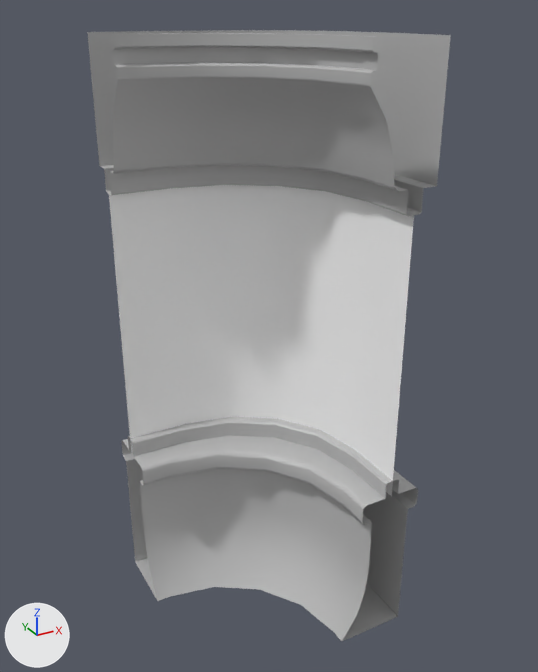
The FBX model Assets/Meshes/SM_window_corner.fbx as it was, and as the next commit left it.
Both versions are drawn from a 50 mm lens placed at (-1.37, -4.24, 4.11), pointed at (0.85, -0.2, 2.09). The axes (+X, +Y, +Z) are drawn at lower left. The lights are the same throughout. Where no turn or scale is listed for an object, it has been applied to the vertices.

The scene before the commit, as lines of its bpy script (objects in view):
```python
me_mesh = bpy.data.meshes.new('Mesh')
me_mesh.from_pydata(...)  # 406 vertices, 336 faces; spans x 0.0..1.58, y -1.0..0.58, z 0.0..3.98
# faces by material slot: [6, 330]
me_mesh.materials.append(mat_default_material)  # white #ffffff
me_mesh.materials.append(mat_lambert1)  # grey #bcbcbc
ob_polysurface26 = bpy.data.objects.new('polySurface26', me_mesh)
ob_polysurface26.location = (0.0, 0.0, 0.0)
```
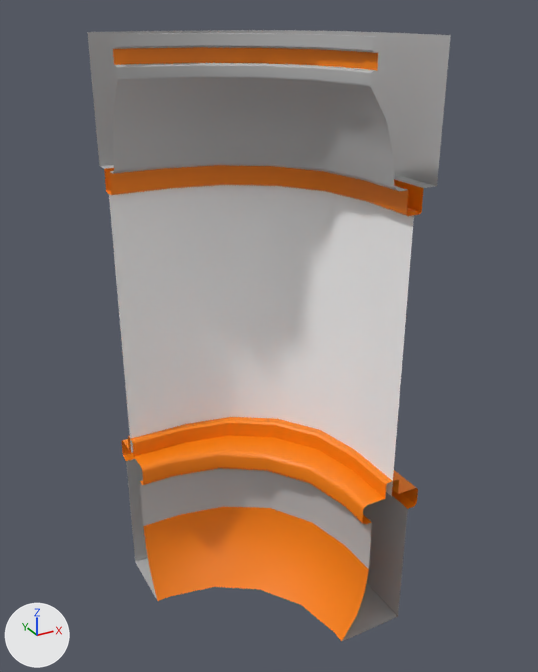
The newer file is also rescaled (x0.01) as a whole; pictures and numbers use the older file's frame.

What differs and where, as boxes (x1, y1, x2, y2) in the pictures (538 x 672 px):
part 1 of me_mesh, recoloured (grey to orange)
    both: (122, 417, 418, 524)
part 2 of me_mesh, recoloured
    both: (104, 165, 424, 216)
part 3 of me_mesh, recoloured (grey to orange)
    both: (143, 506, 369, 641)
part 4 of me_mesh, recoloured
    both: (113, 47, 378, 70)

The change, as a diff of the scene's bpy script:
```diff
--- a/Assets/Meshes/SM_window_corner.fbx.py
+++ b/Assets/Meshes/SM_window_corner.fbx.py
@@ mat_lambert3 @@
+mat_lambert3 = principled_material('lambert3')
+mat_lambert3.base_color = (1.0, 0.234, 0.0)  # orange #ff8500
@@ me_mesh @@
 me_mesh.from_pydata(...)  # 406 vertices, 336 faces; spans x 0.0..1.58, y -1.0..0.58, z 0.0..3.98
 # used by ob_polysurface26; location = (0.0, 0.0, 0.0)
+# me_mesh part 1: all 126 faces centred in x 0.11..1.58, y -0.89..0.58, z 0.96..1.24 switch from mat_lambert1 (grey #bcbcbc) to mat_lambert3 (orange #ff8500)
+# me_mesh part 2: all 30 faces centred in x 0.2..1.4, y -0.8..0.4, z 3.04..3.12 switch from mat_lambert1 (grey #bcbcbc) to mat_lambert3 (orange #ff8500)
+# me_mesh part 3: all 18 faces centred in x 0.08..1.19, y -0.92..0.19, z 0.09..0.47 switch from mat_lambert1 (grey #bcbcbc) to mat_lambert3 (orange #ff8500)
+# me_mesh part 4: all 6 faces centred in x 0.07..1.04, y -0.93..0.04, z 3.86 switch from mat_lambert1 (grey #bcbcbc) to mat_lambert3 (orange #ff8500)
 me_mesh.materials.append(mat_default_material)
```
